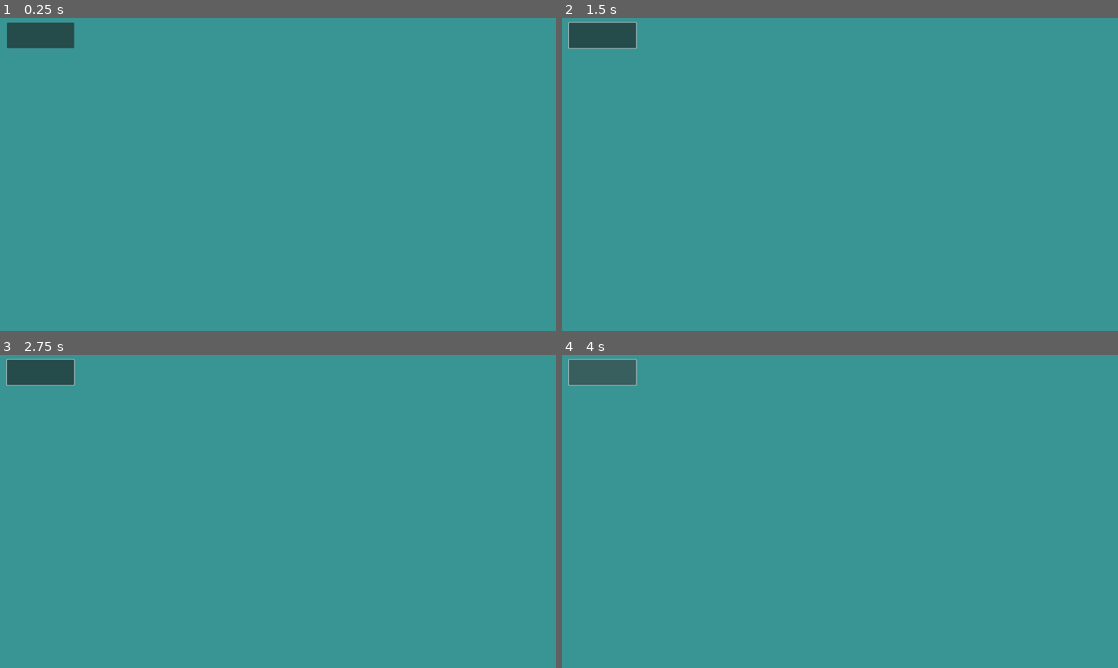
Above: before the commit, frames 1-4 (two rows, left to right).
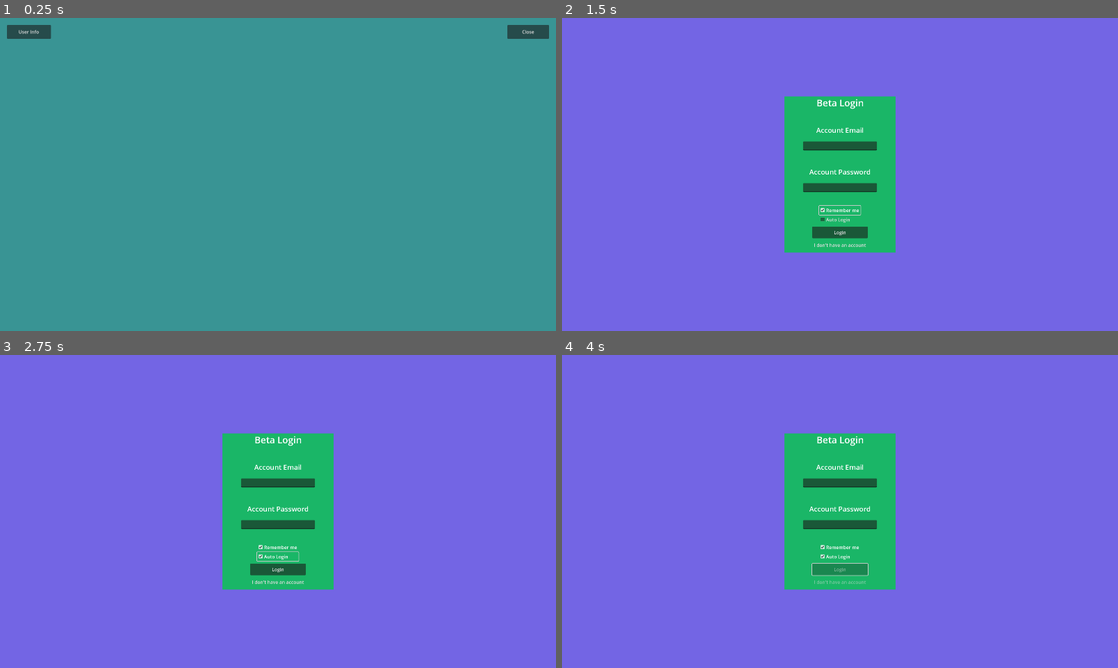
Above: after the commit, the same moments.

Repository: Delfi1/World5
Game: Godot game, scene res://Forum/ForumWindow.tscn
Two runs of this game, one before a commit and one after it. Both use one fixed random seed, a clock stepped at 60 frames per second and the inputs below. This scene is started directly instead of the project's main scene.
Inputs (mouse positions are in pixels of both pictures, inside the frame that each line leads up to):
- Up to frame 1 (0.25 s): no input
- Up to frame 2 (1.5 s): click (600, 36) at 0.52 s; click (840, 208) at 1.25 s, where only the run after the commit has a clickable "Remember me"
- Up to frame 3 (2.75 s): click (278, 555) at 2 s, where only the run after the commit has a clickable "Auto Login"
- Up to frame 4 (4 s): click (840, 570) at 2.75 s, where only the run after the commit has a clickable "Login"; click (600, 373) at 3.52 s

The runs differ from the first frame. In frame 1, 1.0% of the frame differs, in the area x 1-99%, y 1-10%; in frame 2, 100%, in the area x 0-100%, y 0-100%; in frame 3, 100%; in frame 4, 100%.
Error after the commit: Attempt to call function 'get_as_text' in base 'null instance' on a null instance. (res://World/Data.gd:33)

Commit message:
Forum, version

Diff:
--- /dev/null
+++ b/Forum/Forum.gd
@@ -0,0 +1,10 @@
+extends Control
+
+
+func _on_info_pressed():
+	var ChangeProfile = preload("res://Main/ChangeProfile.tscn").instantiate()
+	self.add_child(ChangeProfile)
+
+
+func _on_close_pressed():
+	get_parent().visible = false
--- a/Forum/Forum.tscn
+++ b/Forum/Forum.tscn
@@ -1,4 +1,6 @@
-[gd_scene format=3 uid="uid://xl8e8i184c6o"]
+[gd_scene load_steps=2 format=3 uid="uid://xl8e8i184c6o"]
+
+[ext_resource type="Script" path="res://Forum/Forum.gd" id="1_glccj"]
 
 [node name="Forum" type="Control"]
 layout_mode = 3
@@ -7,6 +9,7 @@
 anchor_bottom = 1.0
 grow_horizontal = 2
 grow_vertical = 2
+script = ExtResource("1_glccj")
 
 [node name="Background" type="ColorRect" parent="."]
 layout_mode = 1
@@ -17,9 +20,21 @@
 grow_vertical = 2
 color = Color(0.223529, 0.580392, 0.580392, 1)
 
-[node name="Button" type="Button" parent="."]
+[node name="Info" type="Button" parent="."]
 layout_mode = 0
 offset_left = 24.0
-offset_top = 16.0
-offset_right = 256.0
-offset_bottom = 104.0
+offset_top = 24.0
+offset_right = 176.0
+offset_bottom = 72.0
+text = "User Info"
+
+[node name="Close" type="Button" parent="."]
+layout_mode = 0
+offset_left = 1752.0
+offset_top = 24.0
+offset_right = 1896.0
+offset_bottom = 72.0
+text = "Close"
+
+[connection signal="pressed" from="Info" to="." method="_on_info_pressed"]
+[connection signal="pressed" from="Close" to="." method="_on_close_pressed"]
--- a/Forum/ForumWindow.gd
+++ b/Forum/ForumWindow.gd
@@ -4,9 +4,6 @@
 func _input(event):
 	if event.is_action_pressed("F11"):
 		change_window_fullscreen(self)
-
-	if event.is_action_pressed("escape") and self.visible:
-		_on_close_requested()
 
 
 
--- a/Main/ChangeProfile.gd
+++ b/Main/ChangeProfile.gd
@@ -5,6 +5,16 @@
 
 @onready
 var Info = $BackGround/ForeGround/Info
+
+func _input(event):
+	if Core.Username == null:
+		return
+
+	if not len(Core.Username) > 4:
+		return
+
+	if event.is_action("escape"):
+		self.queue_free()
 
 func _ready():
 	if not Account.IsConnected():
--- a/Main/main.gd
+++ b/Main/main.gd
@@ -12,6 +12,8 @@
 		print("You are not connected!")
 		get_tree().change_scene_to_file("res://Login/Login.tscn")
 		return
+
+	$LVersion.text += Core.Version
 
 	$Game.disabled = true
 	print("\n\nUUID: %s" % Core.UUID)
--- a/Main/main.tscn
+++ b/Main/main.tscn
@@ -23,18 +23,18 @@
 [node name="Game" type="Button" parent="."]
 layout_mode = 0
 offset_left = 24.0
-offset_top = 32.0
+offset_top = 24.0
 offset_right = 184.0
-offset_bottom = 88.0
+offset_bottom = 80.0
 theme_override_font_sizes/font_size = 24
 text = "Game"
 
 [node name="Forum" type="Button" parent="."]
 layout_mode = 0
-offset_left = 24.0
-offset_top = 112.0
-offset_right = 184.0
-offset_bottom = 168.0
+offset_left = 208.0
+offset_top = 24.0
+offset_right = 368.0
+offset_bottom = 80.0
 theme_override_font_sizes/font_size = 24
 text = "Forum"
 
@@ -43,9 +43,18 @@
 offset_left = 1776.0
 offset_top = 24.0
 offset_right = 1896.0
-offset_bottom = 88.0
+offset_bottom = 80.0
 theme_override_font_sizes/font_size = 24
 text = "Exit"
+
+[node name="LVersion" type="Label" parent="."]
+layout_mode = 0
+offset_left = 24.0
+offset_top = 1008.0
+offset_right = 448.0
+offset_bottom = 1056.0
+theme_override_font_sizes/font_size = 32
+text = "Launcher Version: "
 
 [connection signal="pressed" from="Game" to="." method="_on_game_pressed"]
 [connection signal="pressed" from="Forum" to="." method="_on_forum_pressed"]
